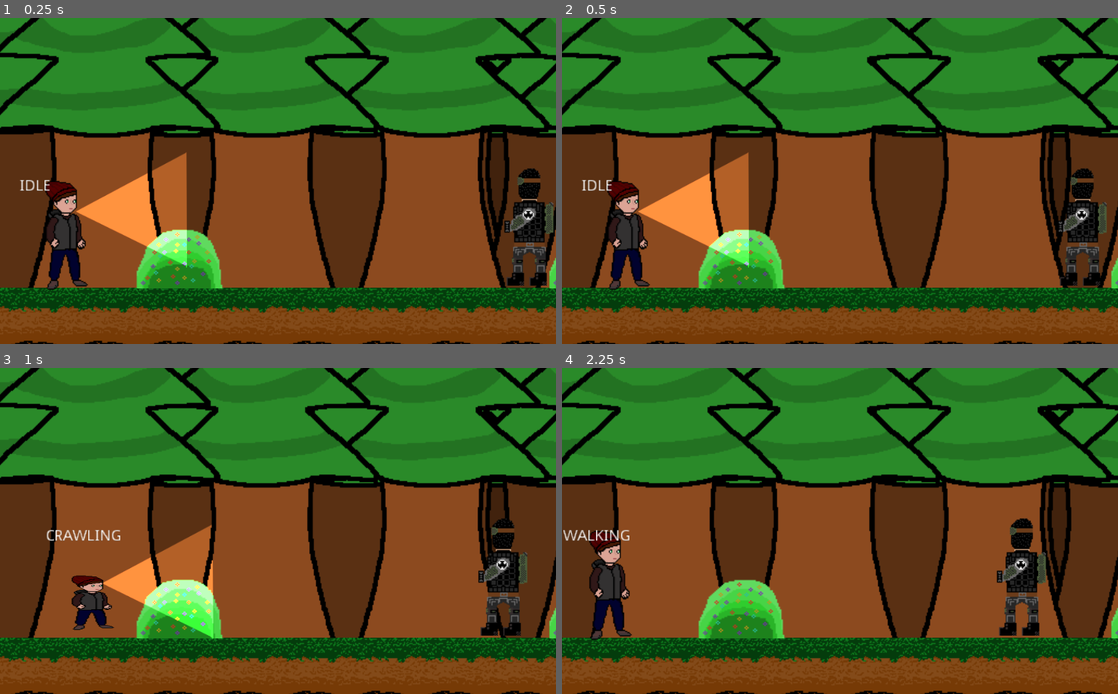
Above: before the commit, frames 1-4 (two rows, left to right).
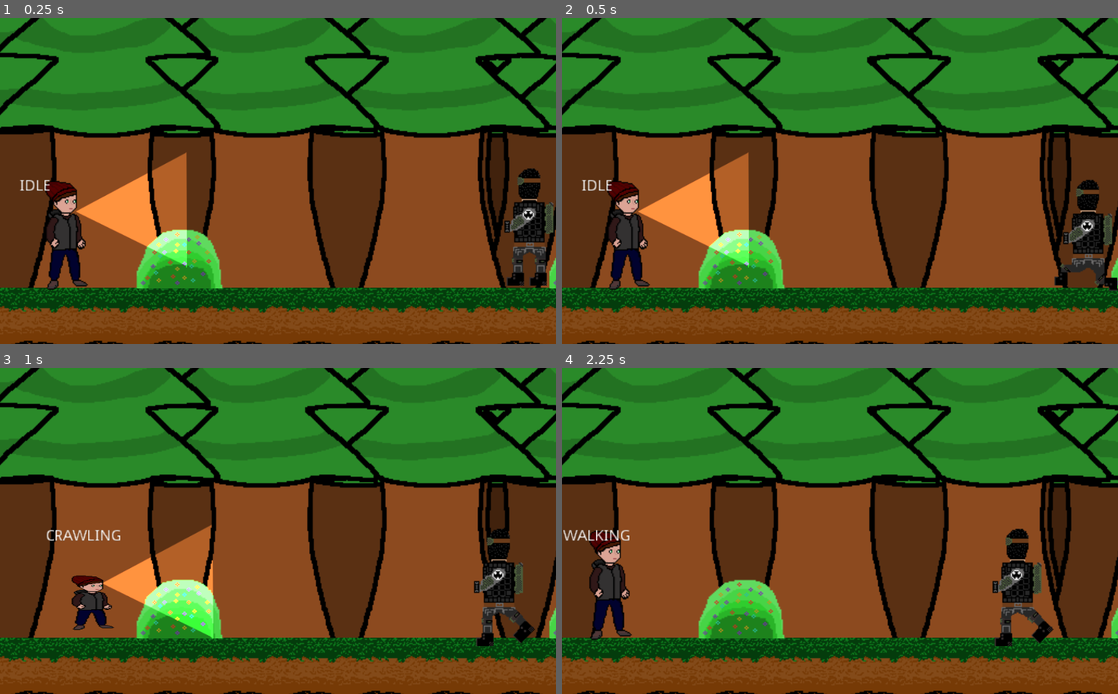
Above: after the commit, the same moments.

Repository: Cpt-Barbosa/Projet-S4-IUT-DIJON
Game: Godot game, scene res://scenes/Zone_2_Entree.tscn
The game is run twice, just before and just after one commit, with the same random seed, the same clock (stepped at 60 frames per second) and the same inputs.
Inputs:
- Up to frame 1 (0.25 s): no input
- Up to frame 2 (0.5 s): no input
- Up to frame 3 (1 s): hold D (move_right) from 0.53 s (still down); hold Shift (crouch) from 0.53 s (still down)
- Up to frame 4 (2.25 s): release D (move_right) at 1.28 s; release Shift (crouch) at 1.28 s; hold Q (move_left) 1.28-2.03 s; tap F (flashlight) at 1.35 s; hold D (move_right) from 2.03 s (still down); tap E (interact) at 2.1 s

Frame 1 is identical in both runs. In frame 2, 1.9% of the frame differs, in the area x 88-100%, y 46-84%; in frame 3, 1.9%; in frame 4, 2.0%, in the area x 77-89%, y 46-86%.

Commit message:
Animation joueur + garde

Diff:
--- a/scenes/Garde.tscn
+++ b/scenes/Garde.tscn
@@ -1,12 +1,94 @@
-[gd_scene load_steps=5 format=2]
+[gd_scene load_steps=16 format=2]
 
 [ext_resource path="res://sprites/Garde/Garde_imo.png" type="Texture" id=1]
 [ext_resource path="res://scripts/Garde.gd" type="Script" id=2]
 [ext_resource path="res://scripts/GardeStateMachine.gd" type="Script" id=3]
+[ext_resource path="res://sprites/Garde/Garde_mouv_2.png" type="Texture" id=4]
+[ext_resource path="res://sprites/Garde/Garde_mouv_1.png" type="Texture" id=5]
+[ext_resource path="res://sprites/Garde/Garde_mouv_3.png" type="Texture" id=6]
 
 [sub_resource type="CapsuleShape2D" id=1]
 radius = 19.0
 height = 72.0
+
+[sub_resource type="Animation" id=2]
+resource_name = "Idle"
+length = 0.1
+tracks/0/type = "value"
+tracks/0/path = NodePath("Sprite:texture")
+tracks/0/interp = 1
+tracks/0/loop_wrap = true
+tracks/0/imported = false
+tracks/0/enabled = true
+tracks/0/keys = {
+"times": PoolRealArray( 0 ),
+"transitions": PoolRealArray( 1 ),
+"update": 1,
+"values": [ ExtResource( 1 ) ]
+}
+
+[sub_resource type="Animation" id=3]
+resource_name = "Marche"
+tracks/0/type = "value"
+tracks/0/path = NodePath("Sprite:texture")
+tracks/0/interp = 1
+tracks/0/loop_wrap = true
+tracks/0/imported = false
+tracks/0/enabled = true
+tracks/0/keys = {
+"times": PoolRealArray( 0, 0.2, 0.4, 0.6 ),
+"transitions": PoolRealArray( 1, 1, 1, 1 ),
+"update": 1,
+"values": [ ExtResource( 1 ), ExtResource( 5 ), ExtResource( 4 ), ExtResource( 6 ) ]
+}
+
+[sub_resource type="Animation" id=4]
+length = 0.001
+tracks/0/type = "value"
+tracks/0/path = NodePath("AnimationPlayer:root_node")
+tracks/0/interp = 1
+tracks/0/loop_wrap = true
+tracks/0/imported = false
+tracks/0/enabled = true
+tracks/0/keys = {
+"times": PoolRealArray( 0 ),
+"transitions": PoolRealArray( 1 ),
+"update": 0,
+"values": [ NodePath("..") ]
+}
+tracks/1/type = "value"
+tracks/1/path = NodePath("Sprite:texture")
+tracks/1/interp = 1
+tracks/1/loop_wrap = true
+tracks/1/imported = false
+tracks/1/enabled = true
+tracks/1/keys = {
+"times": PoolRealArray( 0 ),
+"transitions": PoolRealArray( 1 ),
+"update": 0,
+"values": [ ExtResource( 1 ) ]
+}
+
+[sub_resource type="AnimationNodeAnimation" id=5]
+animation = "Idle"
+
+[sub_resource type="AnimationNodeAnimation" id=6]
+animation = "Marche"
+
+[sub_resource type="AnimationNodeStateMachineTransition" id=7]
+switch_mode = 2
+auto_advance = true
+
+[sub_resource type="AnimationNodeStateMachine" id=8]
+states/Idle/node = SubResource( 5 )
+states/Idle/position = Vector2( 333, 101 )
+states/Marche/node = SubResource( 6 )
+states/Marche/position = Vector2( 528, 101 )
+transitions = [ "Idle", "Marche", SubResource( 7 ) ]
+start_node = "Idle"
+graph_offset = Vector2( -166.483, 0 )
+
+[sub_resource type="AnimationNodeStateMachinePlayback" id=9]
 
 [node name="Garde" type="KinematicBody2D"]
 collision_layer = 4
@@ -29,5 +111,16 @@
 scale = Vector2( 1.25231, 1.1309 )
 polygon = PoolVector2Array( 23.1571, 13.2638, -190.049, 70.7401, -190.847, -36.2544 )
 
+[node name="AnimationPlayer" type="AnimationPlayer" parent="."]
+anims/Idle = SubResource( 2 )
+anims/Marche = SubResource( 3 )
+anims/RESET = SubResource( 4 )
+
+[node name="AnimationTree" type="AnimationTree" parent="."]
+tree_root = SubResource( 8 )
+anim_player = NodePath("../AnimationPlayer")
+active = true
+parameters/playback = SubResource( 9 )
+
 [connection signal="body_entered" from="Sight" to="." method="_on_Sight_body_entered"]
 [connection signal="body_exited" from="Sight" to="." method="_on_Sight_body_exited"]
--- a/scenes/Player.tscn
+++ b/scenes/Player.tscn
@@ -6,6 +6,13 @@
 [ext_resource path="res://sprites/test_lumiere.png" type="Texture" id=4]
 [ext_resource path="res://sprites/light_shadow_background.png" type="Texture" id=5]
 [ext_resource path="res://sprites/Joueur/imo2.png" type="Texture" id=6]
+[ext_resource path="res://sprites/Joueur/baisser_mouv_2.png" type="Texture" id=7]
+[ext_resource path="res://sprites/Joueur/deplacement1.png" type="Texture" id=8]
+[ext_resource path="res://sprites/Joueur/deplacement2.png" type="Texture" id=9]
+[ext_resource path="res://sprites/Joueur/deplacement4.png" type="Texture" id=10]
+[ext_resource path="res://sprites/Joueur/joueur-imo-sol.png" type="Texture" id=11]
+[ext_resource path="res://sprites/Joueur/imo3.png" type="Texture" id=12]
+[ext_resource path="res://sprites/Joueur/baisser_mouv_1.png" type="Texture" id=13]
 
 [sub_resource type="CapsuleShape2D" id=1]
 radius = 15.0
@@ -14,6 +21,128 @@
 [sub_resource type="CapsuleShape2D" id=2]
 radius = 15.0
 height = 34.0
+
+[sub_resource type="Animation" id=3]
+resource_name = "Idle"
+length = 0.8
+loop = true
+tracks/0/type = "value"
+tracks/0/path = NodePath("Sprite:texture")
+tracks/0/interp = 1
+tracks/0/loop_wrap = true
+tracks/0/imported = false
+tracks/0/enabled = true
+tracks/0/keys = {
+"times": PoolRealArray( 0, 0.4 ),
+"transitions": PoolRealArray( 1, 1 ),
+"update": 1,
+"values": [ ExtResource( 6 ), ExtResource( 12 ) ]
+}
+
+[sub_resource type="Animation" id=4]
+resource_name = "Marcher"
+length = 0.8
+tracks/0/type = "value"
+tracks/0/path = NodePath("Sprite:texture")
+tracks/0/interp = 1
+tracks/0/loop_wrap = true
+tracks/0/imported = false
+tracks/0/enabled = true
+tracks/0/keys = {
+"times": PoolRealArray( 0, 0.2, 0.4, 0.6 ),
+"transitions": PoolRealArray( 1, 1, 1, 1 ),
+"update": 1,
+"values": [ ExtResource( 8 ), ExtResource( 9 ), ExtResource( 8 ), ExtResource( 10 ) ]
+}
+
+[sub_resource type="Animation" id=5]
+length = 0.001
+tracks/0/type = "value"
+tracks/0/path = NodePath("Sprite:texture")
+tracks/0/interp = 1
+tracks/0/loop_wrap = true
+tracks/0/imported = false
+tracks/0/enabled = true
+tracks/0/keys = {
+"times": PoolRealArray( 0 ),
+"transitions": PoolRealArray( 1 ),
+"update": 0,
+"values": [ ExtResource( 6 ) ]
+}
+
+[sub_resource type="Animation" id=6]
+resource_name = "Ramper"
+length = 0.8
+tracks/0/type = "value"
+tracks/0/path = NodePath("Sprite:texture")
+tracks/0/interp = 1
+tracks/0/loop_wrap = true
+tracks/0/imported = false
+tracks/0/enabled = true
+tracks/0/keys = {
+"times": PoolRealArray( 0, 0.2, 0.4, 0.6 ),
+"transitions": PoolRealArray( 1, 1, 1, 1 ),
+"update": 1,
+"values": [ ExtResource( 11 ), ExtResource( 13 ), ExtResource( 11 ), ExtResource( 7 ) ]
+}
+
+[sub_resource type="Animation" id=7]
+resource_name = "Se baisser"
+length = 0.5
+tracks/0/type = "value"
+tracks/0/path = NodePath("Sprite:texture")
+tracks/0/interp = 1
+tracks/0/loop_wrap = true
+tracks/0/imported = false
+tracks/0/enabled = true
+tracks/0/keys = {
+"times": PoolRealArray( 0, 0.3 ),
+"transitions": PoolRealArray( 1, 1 ),
+"update": 1,
+"values": [ ExtResource( 6 ), ExtResource( 11 ) ]
+}
+
+[sub_resource type="AnimationNodeAnimation" id=8]
+animation = "Idle"
+
+[sub_resource type="AnimationNodeAnimation" id=9]
+animation = "Marcher"
+
+[sub_resource type="AnimationNodeAnimation" id=10]
+animation = "Ramper"
+
+[sub_resource type="AnimationNodeAnimation" id=11]
+animation = "Se baisser"
+
+[sub_resource type="AnimationNodeStateMachineTransition" id=12]
+
+[sub_resource type="AnimationNodeStateMachineTransition" id=13]
+
+[sub_resource type="AnimationNodeStateMachineTransition" id=14]
+switch_mode = 2
+auto_advance = true
+
+[sub_resource type="AnimationNodeStateMachineTransition" id=15]
+
+[sub_resource type="AnimationNodeStateMachineTransition" id=16]
+
+[sub_resource type="AnimationNodeStateMachineTransition" id=17]
+switch_mode = 2
+auto_advance = true
+
+[sub_resource type="AnimationNodeStateMachine" id=18]
+states/Idle/node = SubResource( 8 )
+states/Idle/position = Vector2( 196, 104 )
+states/Marcher/node = SubResource( 9 )
+states/Marcher/position = Vector2( 402, 168 )
+states/Ramper/node = SubResource( 10 )
+states/Ramper/position = Vector2( 618, 31 )
+"states/Se baisser/node" = SubResource( 11 )
+"states/Se baisser/position" = Vector2( 402, 31 )
+transitions = [ "Idle", "Se baisser", SubResource( 12 ), "Se baisser", "Ramper", SubResource( 13 ), "Ramper", "Se baisser", SubResource( 14 ), "Se baisser", "Idle", SubResource( 15 ), "Idle", "Marcher", SubResource( 16 ), "Marcher", "Idle", SubResource( 17 ) ]
+start_node = "Idle"
+
+[sub_resource type="AnimationNodeStateMachinePlayback" id=19]
 
 [node name="Joueur" type="KinematicBody2D"]
 collision_mask = 2
@@ -64,3 +193,15 @@
 __meta__ = {
 "_edit_use_anchors_": false
 }
+
+[node name="AnimationPlayer" type="AnimationPlayer" parent="."]
+anims/Idle = SubResource( 3 )
+anims/Marcher = SubResource( 4 )
+anims/RESET = SubResource( 5 )
+anims/Ramper = SubResource( 6 )
+"anims/Se baisser" = SubResource( 7 )
+
+[node name="AnimationTree" type="AnimationTree" parent="."]
+tree_root = SubResource( 18 )
+anim_player = NodePath("../AnimationPlayer")
+parameters/playback = SubResource( 19 )
Not shown: 1 places in scenes/Player.tscn that only renumber resources
Binary file added: sprites/Garde/Garde_mouv_1.png
Not shown, added: sprites/Garde/Garde_mouv_1.png.import
Binary file added: sprites/Garde/Garde_mouv_2.png
Not shown, added: sprites/Garde/Garde_mouv_2.png.import
Binary file added: sprites/Garde/Garde_mouv_3.png
Not shown, added: sprites/Garde/Garde_mouv_3.png.import
Binary file added: sprites/Joueur/baisser_mouv_1.png
Not shown, added: sprites/Joueur/baisser_mouv_1.png.import
Binary file added: sprites/Joueur/baisser_mouv_2.png
Not shown, added: sprites/Joueur/baisser_mouv_2.png.import
